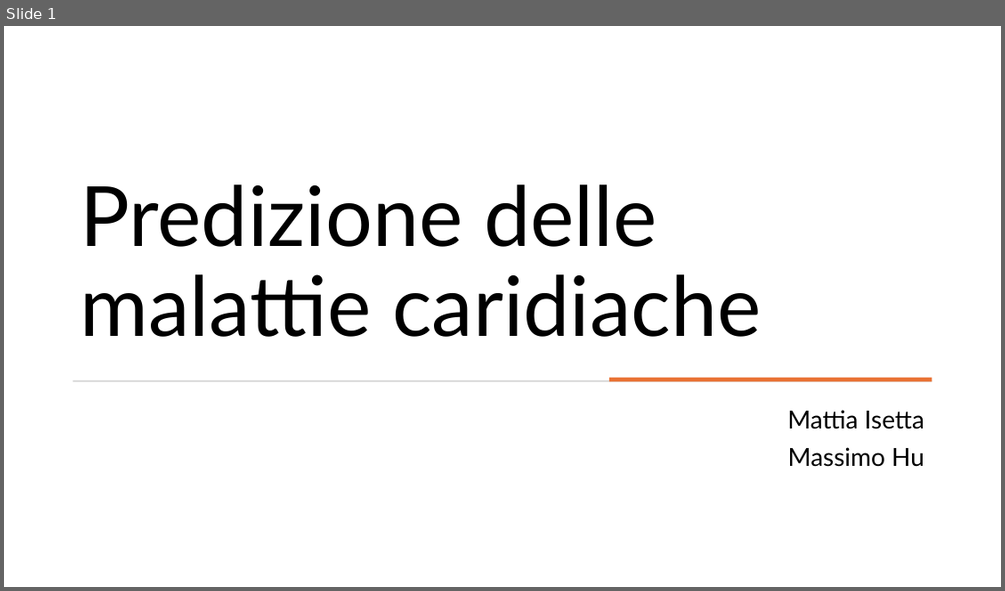
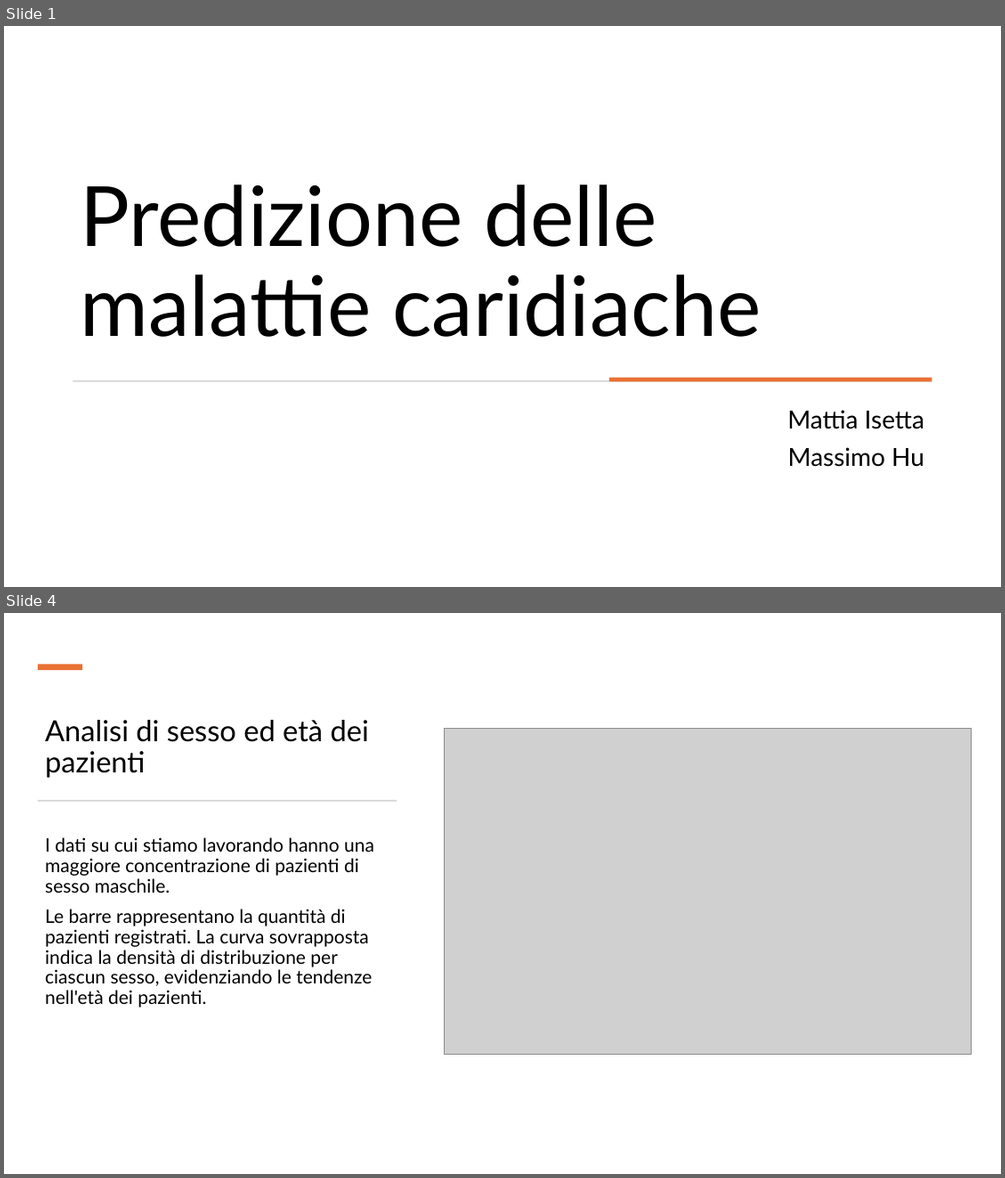
Before and after one commit to mattiaise/scientific-visualization, a slide deck: presentazione/presentazione.pptx. Shown one above the other, each under a label of ours: slide 1 before the commit, slides 1 and 4 after it; the slides between them are not shown. The pictures are 1005x591 and 1005x1178 pixels, drawn with LibreOffice and Linux fonts; fonts in the diff are those of the drawing; grey boxes stand for pictures. Boxes give left, top, right and bottom in pixels: in the first picture for what was removed or moved away, otherwise in the second. Text is boxed around its words. In the diff, an @@ line names an element or a change of style, - is before the commit and + after.

```diff
--- a/presentazione/presentazione.pptx
+++ b/presentazione/presentazione.pptx
@@ slide 4 added at box(4, 613, 1001, 1174), background #FFFFFF @@
@@ rectangle added at box(38, 664, 82, 670), fill #E97132 @@
@@ title added at box(45, 720, 369, 778), 28 pt, text #000000 @@
+Analisi di sesso ed età dei pazienti
@@ picture added at box(445, 729, 971, 1054) @@
@@ rectangle added at box(38, 800, 396, 802), fill #D5D5D5 @@
@@ text added at box(45, 837, 374, 1007), 18 pt, text #000000 @@
+I dati su cui stiamo lavorando hanno una maggiore concentrazione di pazienti di sesso maschile.
+Le barre rappresentano la quantità di pazienti registrati. La curva sovrapposta indica la densità di distribuzione per ciascun sesso, evidenziando le tendenze nell'età dei pazienti.
```
Also in this commit, not shown: 17 other slides added, 1 slide removed.
